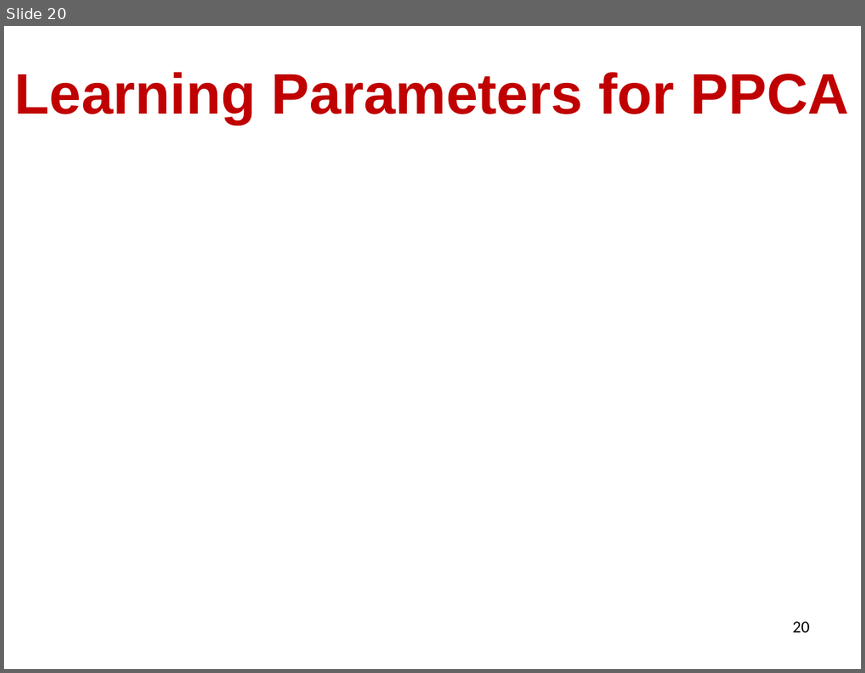
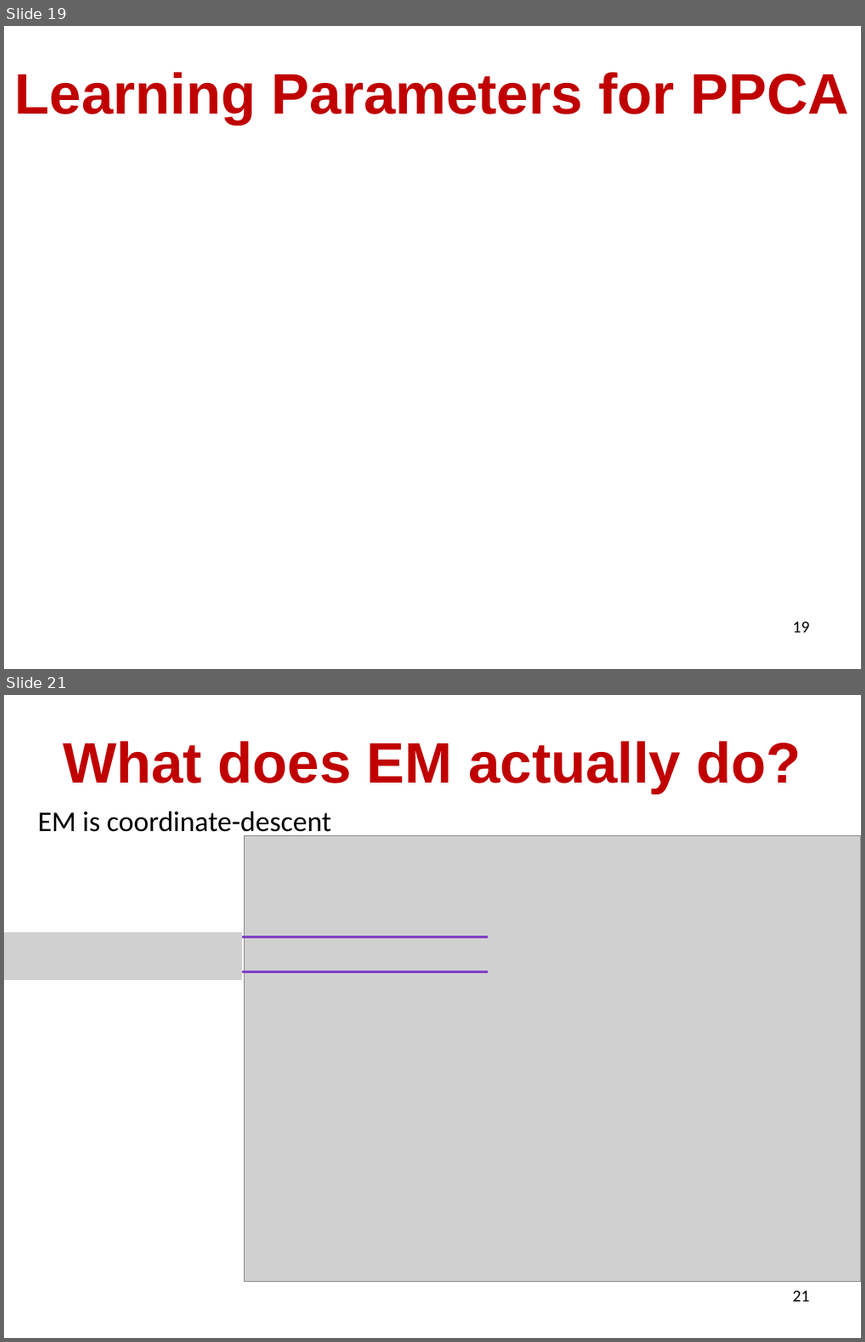
Before and after one commit to lileicc/ucsbcs291k_machine_learning_fall2022, a slide deck: lectures/10_gmm.pptx. Shown one above the other, each under a label of ours: slide 20 before the commit, slides 19 and 21 after it; the slides between them are not shown. The pictures are 865x673 and 865x1342 pixels, drawn with LibreOffice and Linux fonts; fonts in the diff are those of the drawing; grey boxes stand for pictures. Boxes give left, top, right and bottom in pixels: in the first picture for what was removed or moved away, otherwise in the second. Text is boxed around its words. In the diff, an @@ line names an element or a change of style, - is before the commit and + after.

```diff
--- a/lectures/10_gmm.pptx
+++ b/lectures/10_gmm.pptx
@@ slide 21 added at (4,695,861,1338), background #FFFFFF; not listed: 3 template elements that a slide beside it also shows @@
@@ title added at (63,741,801,794), 48 pt, text #C00000, bold @@
+What does EM actually do?
@@ text added at (38,811,331,839), 24 pt, text #000000 @@
+EM is coordinate-descent
@@ picture added at (244,835,861,1281) @@
@@ picture added at (4,932,242,981) @@
@@ line added from (488, 936) to (62, 936), #8040C6 2 pt @@
@@ line added from (488, 972) to (62, 972), #8040C6 2 pt @@
@@ page number added at (793,1290,810,1301), 14 pt, text #000000 @@
+21
@@ what was slide 20 is now slide 19 @@
@@ page number at (793,621,810,632): text changed @@
-20
+19
```
Also in this commit, not shown: 5 slides changed, 1 other slide added, 8 slides removed, 4 other files.
